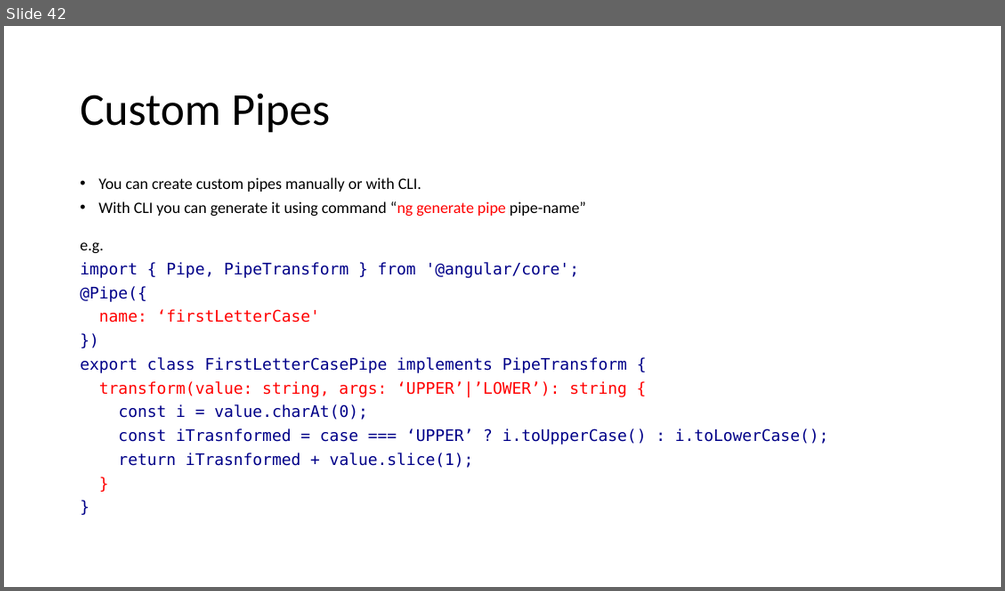
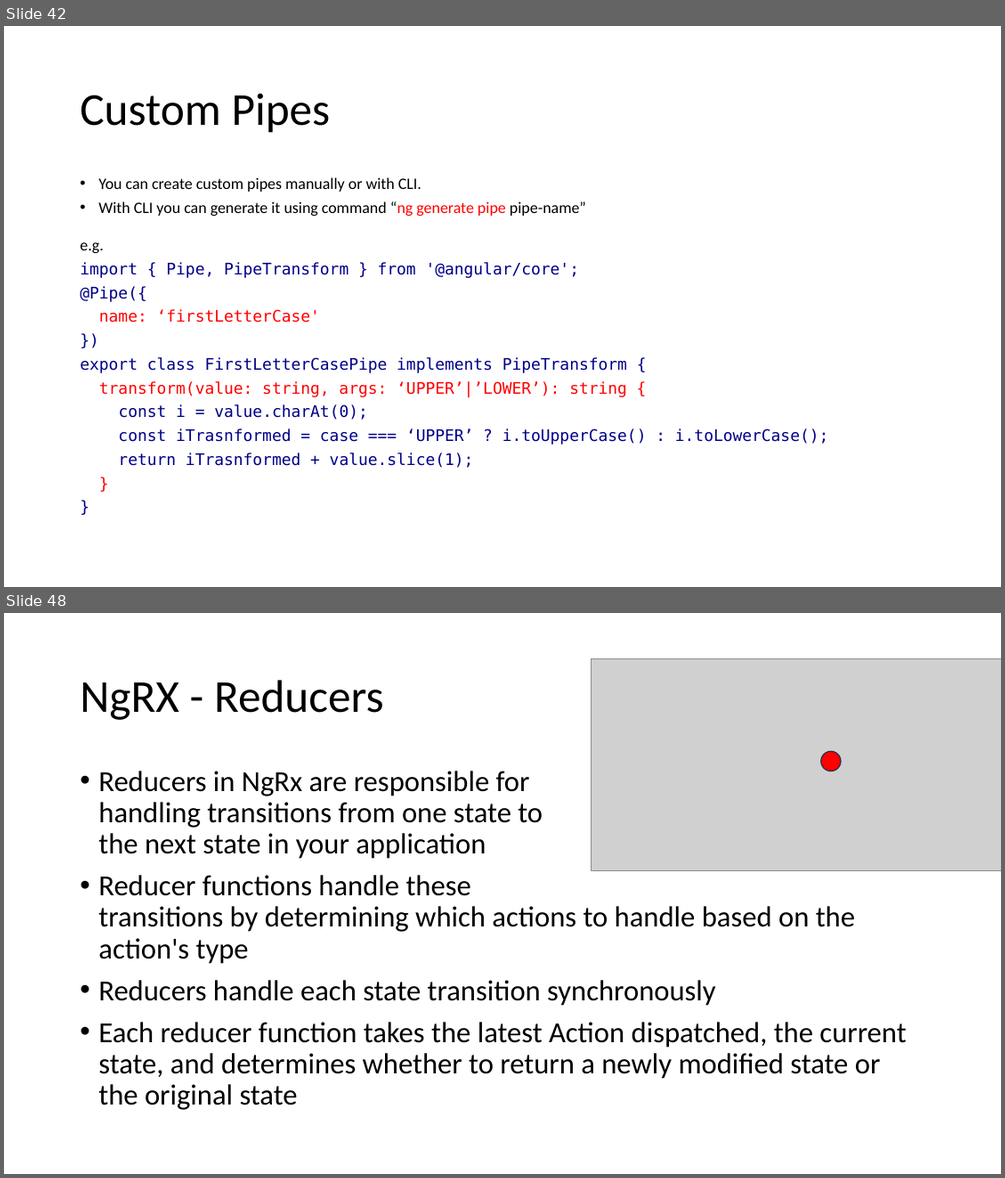
Before and after one commit to aarciab/angular, a slide deck: 1_Angular.pptx. Shown one above the other, each under a label of ours: slide 42 before the commit, slides 42 and 48 after it; the slides between them are not shown. The pictures are 1005x591 and 1005x1178 pixels, drawn with LibreOffice and Linux fonts; fonts in the diff are those of the drawing; grey boxes stand for pictures. Boxes give left, top, right and bottom in pixels: in the first picture for what was removed or moved away, otherwise in the second. Text is boxed around its words. In the diff, an @@ line names an element or a change of style, - is before the commit and + after.

```diff
--- a/1_Angular.pptx
+++ b/1_Angular.pptx
@@ slide 48 added at (4,613,1001,1174), background #FFFFFF @@
@@ picture added at (591,658,1001,871) @@
@@ title added at (80,680,384,720), 44 pt, text #000000 @@
+NgRX - Reducers
@@ text added at (98,771,906,1110), 28 pt, text #000000 @@
+• Reducers in NgRx are responsible for
+  handling transitions from one state to
+  the next state in your application
+• Reducer functions handle these
+  transitions by determining which actions to handle based on the action's type
+• Reducers handle each state transition synchronously
+• Each reducer function takes the latest Action dispatched, the current state, and determines whether to return a newly modified state or the original state
@@ ellipse added at (821,751,841,771), fill #FF0000, outline #1E3256 1 pt @@
```
Also in this commit, not shown: 10 other slides added, 12 other files.
